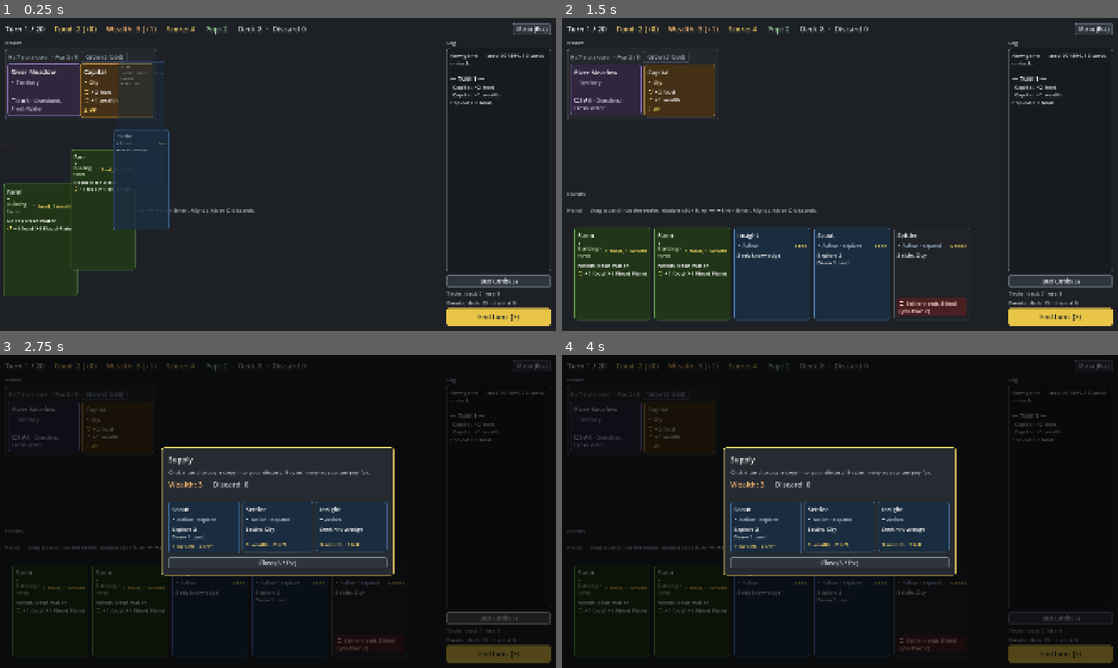
Above: before the commit, frames 1-4 (two rows, left to right).
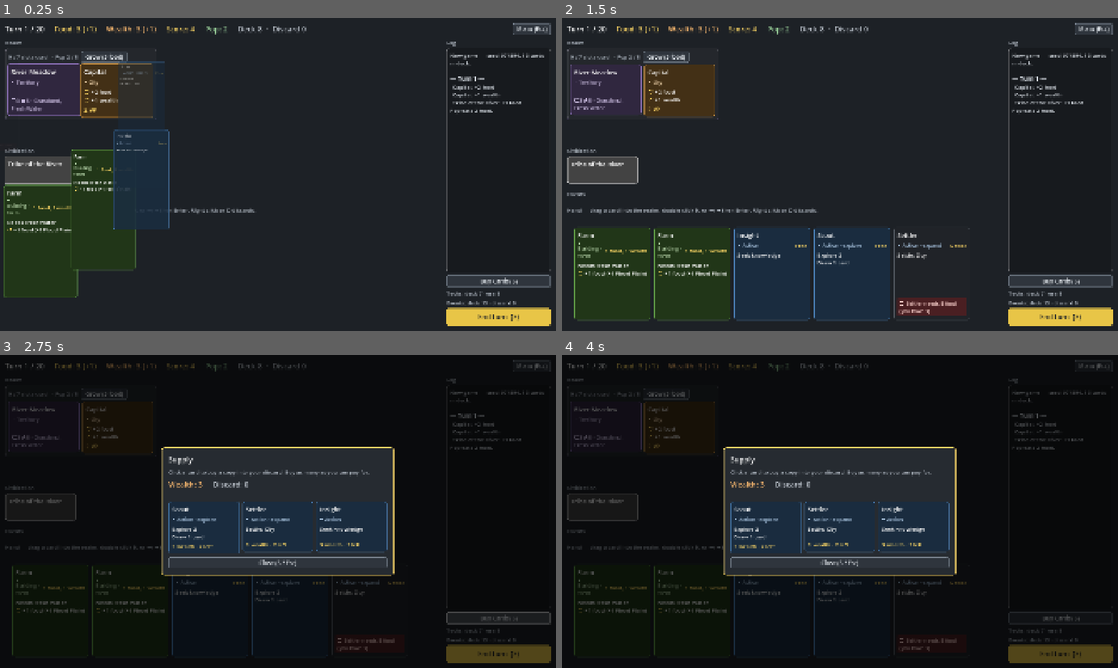
Above: after the commit, the same moments.

Repository: r888888888/4x-card-game
Game: Godot game, scene res://ui/main.tscn
The game is run twice, just before and just after one commit, with the same random seed, the same clock (stepped at 60 frames per second) and the same inputs.
Inputs (mouse positions are in pixels of both pictures, inside the frame that each line leads up to):
- Up to frame 1 (0.25 s): no input
- Up to frame 2 (1.5 s): tap Enter (ui_accept) at 0.5 s; drag from (606, 89) to (895, 105) at 0.52 s; drag from (678, 89) to (812, 237) at 1.27 s
- Up to frame 3 (2.75 s): click "Buy Cards (S)" at 2 s
- Up to frame 4 (4 s): click "End turn (E)" (after the commit: "Grow (3 food)") at 2.75 s; click "End turn (E)" at 3.5 s

The runs differ from the first frame. In frame 1, 1.9% of the frame differs, in the area x 0-94%, y 2-90%; in frame 2, 1.5%; in frame 3, 0.3%; in frame 4, 0.3%.

Commit message:
062: Start: card text, Tribe of the River, Civilization section
Co-Authored-By: Claude Opus 5.5 <noreply@anthropic.com>

Diff:
--- a/data/cards.json
+++ b/data/cards.json
@@ -118,6 +118,13 @@
       "id": "granary", "name": "Granary", "type": "building",
       "cost": { "wealth": 2 }, "vp": 0, "tags": [], "housing": 1, "famine_guard": 1,
       "effects": []
+    },
+    {
+      "id": "tribe_of_the_river", "name": "Tribe of the River", "type": "civilization",
+      "vp": 0, "tags": [],
+      "effects": [
+        { "op": "gain", "resource": "food", "amount": 1, "trigger": "upkeep" }
+      ]
     },
     {
       "id": "harvest_festival", "name": "Harvest Festival", "type": "event",
--- a/data/config.json
+++ b/data/config.json
@@ -13,7 +13,8 @@
   "starting": {
     "resources": { "food": 2, "wealth": 2 },
     "tableau": ["capital"],
-    "territory": "grassland"
+    "territory": "grassland",
+    "civilization": "tribe_of_the_river"
   },
   "deck": {
     "farm": 4,
--- a/engine/card_def.gd
+++ b/engine/card_def.gd
@@ -67,6 +67,8 @@
 			var line := e.describe(card_db)
 			if e.trigger == "upkeep":
 				line = "⟳ " + line
+			elif e.trigger == "start":
+				line = "Start: " + line
 			if e.keyword != "":
 				line = "%s: %s" % [e.keyword.capitalize(), line]
 			parts.append(line)
@@ -96,6 +98,8 @@
 		var line := e.describe_long(card_db)
 		if e.trigger == "upkeep":
 			line = "Each upkeep: " + line
+		elif e.trigger == "start":
+			line = "When the game starts: " + line
 		if e.keyword != "":
 			line += " (on %s)" % e.keyword.capitalize()
 		parts.append(line)
--- a/tests/test_civilization.gd
+++ b/tests/test_civilization.gd
@@ -152,3 +152,11 @@
 	eq(card_ids(f.zone("civilization")), ["tribe"] as Array[String], "fork civilization zone")
 	eq(f.civilization(), e.civilization(), "same uid")
 	check(f.zone("civilization").cards[0] != e.zone("civilization").cards[0], "a copy, not the same card")
+
+
+# --- Design note: card text for start effects ---
+
+func test_start_effects_are_marked_on_the_card_text() -> void:
+	var cards := civ_db()
+	eq(cards.tribe.rules_text(cards), "Start: +3 food\n⟳ +1 wealth", "rules_text")
+	eq(cards.tribe.rules_tooltip(cards), "When the game starts: +3 food\nEach upkeep: +1 wealth", "rules_tooltip")
--- a/ui/main.gd
+++ b/ui/main.gd
@@ -28,13 +28,11 @@
 var _menu: GameMenu
 var _menu_return: CardView  # the card to give the focus back to when the menu closes (null: the Menu button)
 var _card_before_menu_button: CardView  # the focused card when the Menu button took the focus
-var _frontier_section: Control  # the frontier's heading and row, hidden while it is empty
-var _researched_section: Control  # the researched techs' heading and row, hidden while it is empty
-var _researched: HBoxContainer
+var _row_sections := {}  # zone -> its heading and row (Frontier, Known, Civilization), hidden while the zone is empty
 var _events_section: Control  # the active events' heading and row, hidden when the config has no event deck (068)
 var _events_row: HBoxContainer  # the active events, in draw order
 var _side: SidePanel
-var _play_area: VBoxContainer  # the sections, top to bottom: Realm, Frontier, Known, Events, Hand
+var _play_area: VBoxContainer  # the sections, top to bottom: Realm, Frontier, Known, Civilization, Events, Hand
 var _game_over: GameOverOverlay
 var _outcome := {}  # the last card_played outcome, animated by the next _refresh
 var _outcome_point := Vector2.ZERO  # where the played card was when it was played
@@ -260,8 +258,9 @@
 	var e := Game.engine
 	_top_bar.refresh(e)
 	var hand_cards := e.zone("hand").cards
-	var rows := {"frontier": frontier, "reveal": choices.reveal, "research_reveal": choices.research_row,
-		"researched": _researched, "active_events": _events_row}
+	var rows := {"reveal": choices.reveal, "research_reveal": choices.research_row, "active_events": _events_row}
+	for zone_name in _row_sections:
+		rows[zone_name] = _row_sections[zone_name].get_meta("row")
 	var shown := {}
 	for zone_name in ["hand", "tableau"] + rows.keys():
 		for card in e.zone(zone_name).cards:
@@ -283,8 +282,8 @@
 		views[card.uid].set_tech_info(e.tech_cost(card.uid), card.def.cost.wealth, e.tech_passes(card.uid), GameEngine.MAX_PASSES)
 	for card in e.zone("active_events").cards:
 		views[card.uid].set_event_info(e.event_turns_left(card.uid))
-	_frontier_section.visible = not e.zone("frontier").is_empty()
-	_researched_section.visible = not e.zone("researched").is_empty()
+	for zone_name in _row_sections:
+		_row_sections[zone_name].visible = not e.zone(zone_name).is_empty()
 	choices.refresh(pending_kind())
 	_side.refresh(e)
 	_events_section.visible = _side.event_info.visible  # both only with an event deck
@@ -302,7 +301,7 @@
 	var e := Game.engine
 	var in_hand := container == hand
 	var error := e.playable_error(card.uid) if in_hand else ""
-	var compact := container == frontier or container == _researched or container == _events_row
+	var compact := container == _events_row or _row_sections.values().any(func(s): return s.get_meta("row") == container)
 	var view: CardView = views.get(card.uid)
 	if view == null:
 		view = CardView.new()
@@ -443,11 +442,12 @@
 	realm_section.size_flags_vertical = Control.SIZE_EXPAND_FILL
 	tableau = TableauView.new()
 	realm_section.add_child(tableau)
-	_frontier_section = UIKit.card_row_section(_play_area, "Frontier",
+	_row_sections.frontier = UIKit.card_row_section(_play_area, "Frontier",
 		"Territories discovered, not yet settled. Play a city card on one to settle it.")
-	frontier = _frontier_section.get_meta("row")
-	_researched_section = UIKit.card_row_section(_play_area, "Known")
-	_researched = _researched_section.get_meta("row")
+	frontier = _row_sections.frontier.get_meta("row")
+	_row_sections.researched = UIKit.card_row_section(_play_area, "Known")
+	_row_sections.civilization = UIKit.card_row_section(_play_area, "Civilization",
+		"The civilization you play as. Its bonuses last all game.")
 	_events_section = UIKit.card_row_section(_play_area, "Events")
 	_events_row = _events_section.get_meta("row")
 
